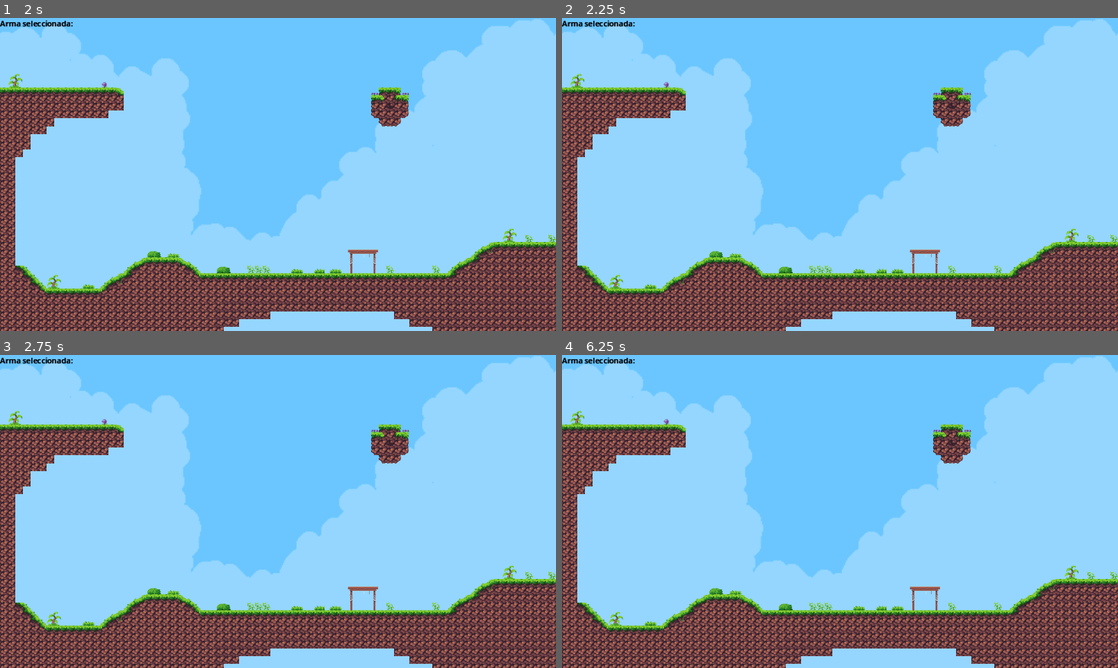
Above: before the commit, frames 1-4 (two rows, left to right).
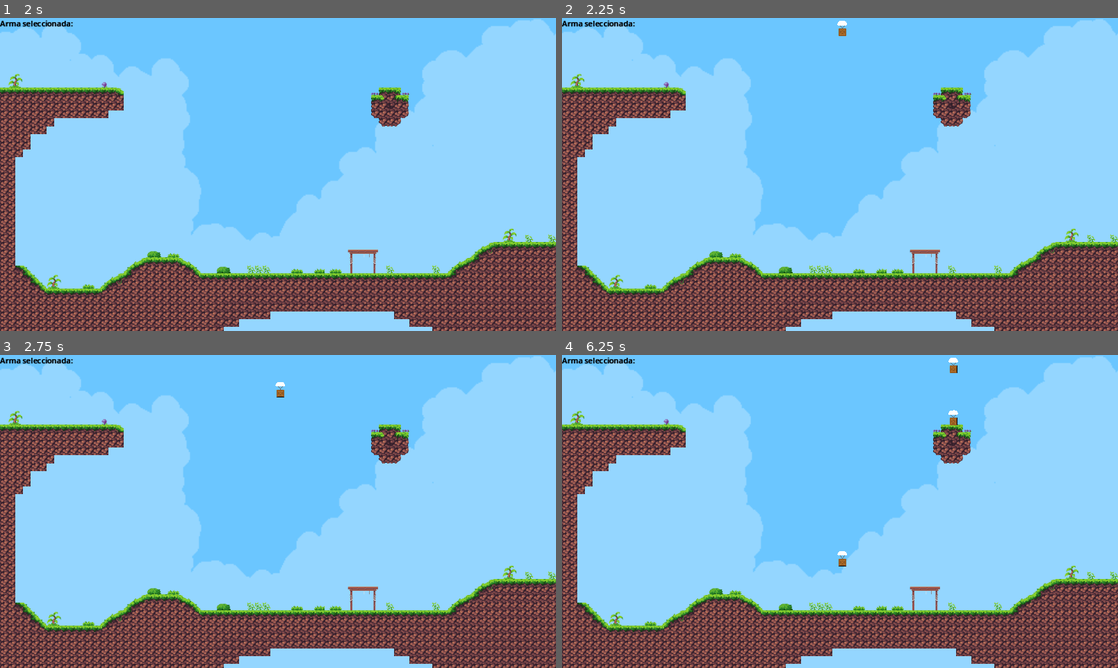
Above: after the commit, the same moments.

Repository: Francisco-Galea/Wild-Ones
Game: Godot game, scene res://Director/GameManager/GameManager.tscn
Two runs of this game, one before a commit and one after it. Both use one fixed random seed, a clock stepped at 60 frames per second and the inputs below. This scene is started directly instead of the project's main scene. Sound files missing from this copy of the repository are replaced by a short silence.
Inputs (mouse positions are in pixels of both pictures, inside the frame that each line leads up to):
- Up to frame 1 (2 s): tap Enter at 0.5 s; move the mouse to (400, 158) at 0.52 s; hold D (move_right) from 0.53 s (still down); click (400, 158) at 0.6 s; tap W (jump) at 0.77, 1.52 s; tap Space at 1.25 s; move the mouse to (166, 190) at 1.27 s; tap Q (switch_weapon_next) at 1.35 s
- Up to frame 2 (2.25 s): tap Enter at 2 s; move the mouse to (895, 105) at 2.02 s; release D (move_right) at 2.03 s; hold A (move_left) from 2.03 s (still down); click (895, 105) at 2.1 s
- Up to frame 3 (2.75 s): keep holding A (move_left)
- Up to frame 4 (6.25 s): move the mouse to (812, 574) at 2.77 s; release A (move_left) at 2.78 s; hold D (move_right) 2.78-4.28 s; tap Q (switch_weapon_next) at 2.85, 4.35, 5.85 s; tap W (jump) at 3.02, 3.77, 4.52, 6.02 s; move the mouse to (1006, 558) at 3.52 s; click (1006, 558) at 3.6 s; move the mouse to (673, 464) at 4.27 s; hold A (move_left) 4.28-5.03 s; move the mouse to (867, 511) at 5.02 s; hold D (move_right) 5.03-5.78 s; click (867, 511) at 5.1 s; move the mouse to (756, 433) at 5.77 s; hold A (move_left) from 5.78 s (still down)

Frame 1 is identical in both runs. In frame 2, less than 0.1% of the frame differs, in the area x 49-52%, y 0-6%; in frame 3, less than 0.1%; in frame 4, 0.2%, in the area x 49-72%, y 0-68%.

Commit message:
Drop give weapons that you dont have

Diff:
--- a/Director/DropManager/DropManager.gd
+++ b/Director/DropManager/DropManager.gd
@@ -1,7 +1,7 @@
 extends Node2D
 
 @export var weapon_box_scene: PackedScene = preload("res://Drops/WeaponBox.tscn")
-@export var drop_interval: float = 10
+@export var drop_interval: float = 2
 var drop_points: Array[Marker2D] = []
 var drop_timer: Timer
 
--- a/Director/GameManager/GameManager.gd
+++ b/Director/GameManager/GameManager.gd
@@ -14,7 +14,6 @@
 var drop_manager: Node2D
 var game_hud: GameHud
 var turn_manager: TurnManager
-var game_ended: bool = false
 
 func _ready():
 	create_world()
--- a/Drops/WeaponBox.gd
+++ b/Drops/WeaponBox.gd
@@ -15,9 +15,24 @@
 
 func _on_body_entered(body):
 	if body.is_in_group("Players"):
-		var random_weapon = weapons[randi() % weapons.size()].new()
-		body.collect_weapon(random_weapon)
+		var available_weapons = get_available_weapons(body)
+		if available_weapons.size() > 0:
+			var random_weapon = available_weapons[randi() % available_weapons.size()].new()
+			body.collect_weapon(random_weapon)
 		queue_free()
 	if not is_on_ground:
 		is_on_ground = true
 		position.y = position.y
+
+func get_available_weapons(player) -> Array:
+	var player_weapons = player.weapons
+	var available_weapons = []
+	for weapon in weapons:
+		var is_new = true
+		for player_weapon in player_weapons:
+			if player_weapon.get_script() == weapon:
+				is_new = false
+				break
+		if is_new:
+			available_weapons.append(weapon)
+	return available_weapons
--- a/HUD/GameHUD/GameHUD.tscn
+++ b/HUD/GameHUD/GameHUD.tscn
@@ -49,6 +49,7 @@
 
 [node name="lblWinner" type="Label" parent="VBoxContainerWinner"]
 layout_mode = 2
+theme_override_font_sizes/font_size = 100
 
 [node name="ReturnTimer" type="Timer" parent="."]
 wait_time = 5.0
--- a/Player/Player.gd
+++ b/Player/Player.gd
@@ -108,3 +108,9 @@
 
 func set_turn_manager(manager: TurnManager):
 	turn_manager = manager
+
+func has_weapon(weapon_strategy: WeaponStrategy) -> bool:
+	for weapon in weapons:
+		if weapon.get_script() == weapon_strategy.get_script():
+			return true
+	return false
--- a/Weapons/TripMine/TripMineStrategy.gd
+++ b/Weapons/TripMine/TripMineStrategy.gd
@@ -11,7 +11,7 @@
 	return tripMine
 
 func get_damage() -> int:
-	return 50
+	return 25
 
 func get_projectile_speed() -> float:
 	return 800
Not shown, changed: export_presets.cfg
